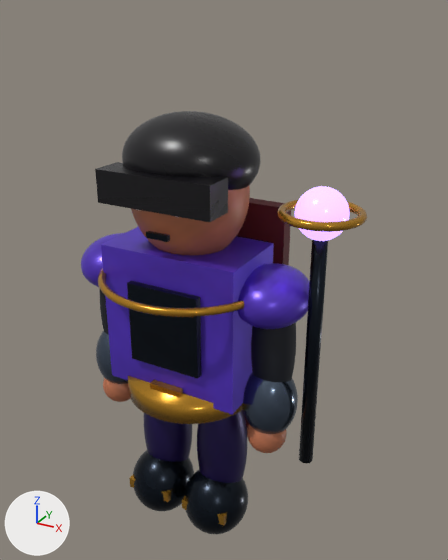
One commit to the glTF model assets/3d/generated/characters/Mage/Advanced.glb: the scene before it, then after it.
Before and after are seen from a 50 mm camera at (1.97, -3.14, 3.4) aimed at (0.19, 0.1, 1.78). Lighting does not change. The marker at lower left points along +X, +Y and +Z. The older version comes first. Where no turn or scale is listed for an object, it has been applied to the vertices.

The scene before the commit, as lines of its bpy script (objects in view):
```python
me_sphere_006 = bpy.data.meshes.new('Sphere.006')
me_sphere_006.from_pydata(...)  # 1490 vertices, 2976 faces; spans x -0.18..0.18, y -0.18..0.18, z -0.25..0.25
me_sphere_006.materials.append(mat_hw_steel)
me_sphere_019 = bpy.data.meshes.new('Sphere.019')
me_sphere_019.from_pydata(...)  # 1490 vertices, 2976 faces; spans x -0.15..0.15, y -0.15..0.15, z -0.15..0.15
me_sphere_019.materials.append(mat_hw_glow)  # purple #a081e5, glowing purple #b391ff
me_torus_001 = bpy.data.meshes.new('Torus.001')
me_torus_001.from_pydata(...)  # a torus around z (ring radius 0.56, tube radius 0.025) spanning x -0.585..0.585, y -0.585..0.585, z -0.025..0.025
me_torus_001.materials.append(mat_hw_gold)
ob_gauntlet = bpy.data.objects.new('Gauntlet', me_sphere_006)
ob_gauntlet.location = (-0.6, -0.03, 1.07)
ob_shouldercrest = bpy.data.objects.new('ShoulderCrest', me_torus_001)
ob_shouldercrest.location = (0.0, -0.01, 1.83)
ob_stafforb = bpy.data.objects.new('StaffOrb', me_sphere_019)
ob_stafforb.location = (0.86, 0.0, 2.36)
# also in view: 'Staff' at (0.86, 0.0, 1.5); 'WaistGuard' at (0.0, 0.0, 1.05); 'Shoulder.001' at (0.58, 0.0, 1.8); 'StaffHalo' at (0.86, 0.0, 2.36); 'Gauntlet.001' at (0.6, -0.03, 1.07)
```
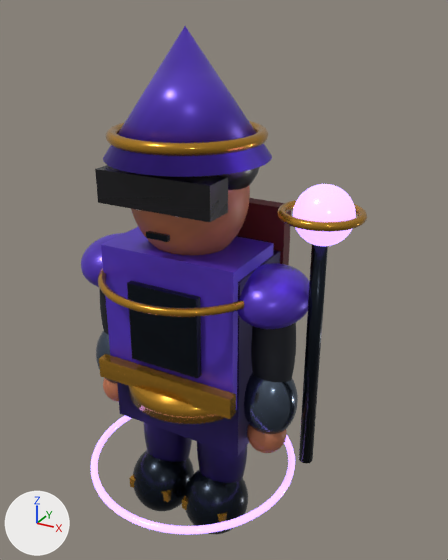
The change, as a diff of the scene's bpy script:
```diff
--- a/assets/3d/generated/characters/Mage/Advanced.glb.py
+++ b/assets/3d/generated/characters/Mage/Advanced.glb.py
@@ me_cone @@
+me_cone.from_pydata(...)  # a 48-sided cone pointing to +z spanning x -0.5..0.5, y -0.5..0.5, z -0.36..0.36
+me_cone.materials.append(mat_mage_accent)
@@ me_torus_002 @@
+me_torus_002.from_pydata(...)  # a torus around z (ring radius 0.72, tube radius 0.025) spanning x -0.745..0.745, y -0.745..0.745, z -0.025..0.025
+me_torus_002.materials.append(mat_hw_glow)  # purple #a081e5, glowing purple #b391ff
@@ me_cube_011 @@
+me_cube_011.from_pydata(...)  # a box spanning x -0.5..0.5, y -0.035..0.035, z -0.07..0.07
+me_cube_011.materials.append(mat_hw_gold)
@@ me_cube_010_1 @@
+me_cube_010_1.from_pydata(...)  # a box spanning x -0.48..0.48, y -0.32..0.32, z -0.62..0.62
+me_cube_010_1.materials.append(mat_mage_dark)
@@ me_torus_001_1 @@
+me_torus_001_1.from_pydata(...)  # a torus around z (ring radius 0.44, tube radius 0.035) spanning x -0.475..0.475, y -0.475..0.475, z -0.035..0.035
+me_torus_001_1.materials.append(mat_hw_gold)
@@ me_sphere_020 @@
+me_sphere_020.from_pydata(...)  # 1490 vertices, 2976 faces; spans x -0.17..0.17, y -0.17..0.17, z -0.17..0.17
+me_sphere_020.materials.append(mat_hw_glow)  # purple #a081e5, glowing purple #b391ff
@@ ob_wizardhat @@
+ob_wizardhat = bpy.data.objects.new('WizardHat', me_cone)
+ob_wizardhat.location = (0.0, 0.0, 2.95)
@@ ob_magiccircle @@
+ob_magiccircle = bpy.data.objects.new('MagicCircle', me_torus_002)
+ob_magiccircle.location = (0.0, -0.02, 0.38)
@@ ob_magesash @@
+ob_magesash = bpy.data.objects.new('MageSash', me_cube_011)
+ob_magesash.location = (0.0, -0.35, 1.18)
@@ ob_layeredrobe @@
+ob_layeredrobe = bpy.data.objects.new('LayeredRobe', me_cube_010_1)
+ob_layeredrobe.location = (0.0, 0.08, 1.34)
@@ ob_hatband @@
+ob_hatband = bpy.data.objects.new('HatBand', me_torus_001_1)
+ob_hatband.location = (0.0, 0.0, 2.72)
@@ ob_arcaneorb @@
+ob_arcaneorb = bpy.data.objects.new('ArcaneOrb', me_sphere_020)
+ob_arcaneorb.location = (0.88, -0.02, 2.36)
```

Boxes [x1, y1, x2, y2] around the edits, measured in the pictures (448 x 560 px):
'WizardHat', added: after [103, 26, 272, 177]
'LayeredRobe', added: after [117, 250, 280, 456]
'MageSash', added: after [99, 354, 236, 419]
'MagicCircle', added: after [91, 416, 295, 535]
'ArcaneOrb', added: after [293, 184, 356, 246]
'HatBand', added: after [106, 121, 268, 156]
'Hair', unchanged, covered by the edit: before [122, 111, 261, 190]; after [192, 167, 259, 190]
'StaffOrb', unchanged, covered by the edit: before [294, 186, 350, 241]
